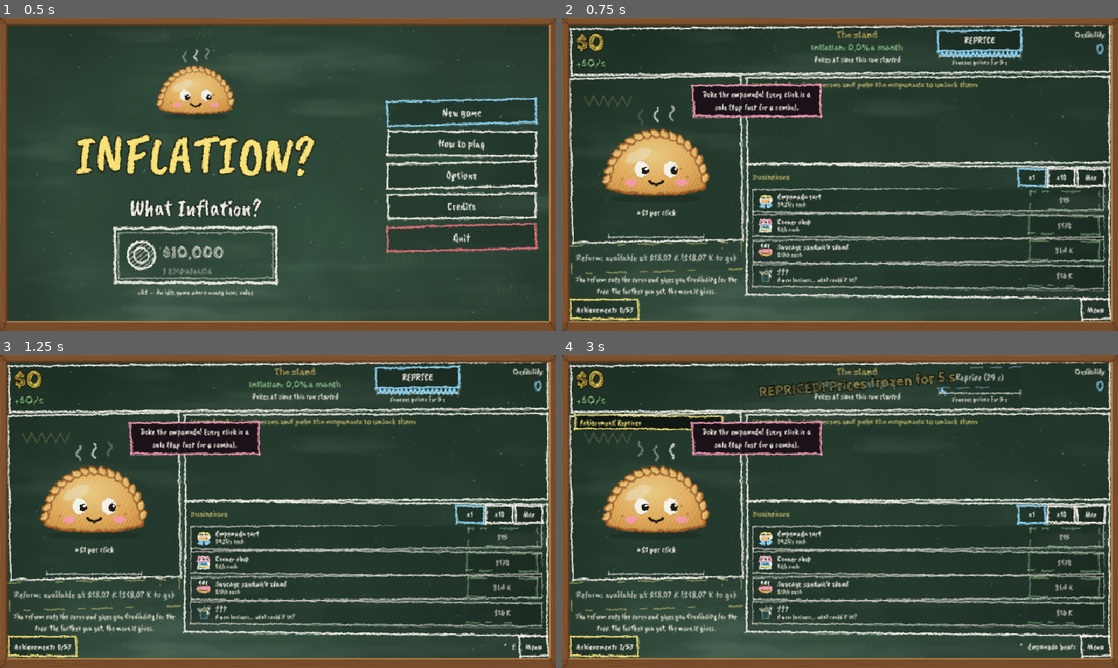
Above: before the commit, frames 1-4 (two rows, left to right).
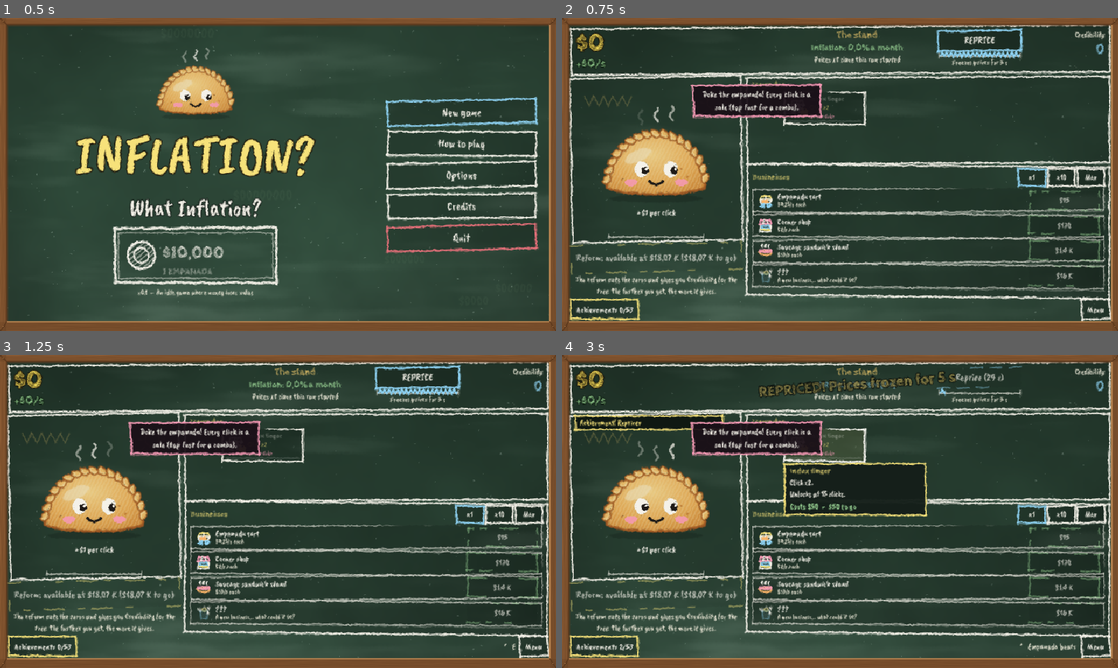
Above: after the commit, the same moments.

Repository: agusmoscato/INFLATION-What-Inflation-
Game: Godot game, scene res://scenes/Main.tscn
Two runs of this game, one before a commit and one after it. Both use one fixed random seed, a clock stepped at 60 frames per second and the inputs below.
Inputs (mouse positions are in pixels of both pictures, inside the frame that each line leads up to):
- Up to frame 1 (0.5 s): no input
- Up to frame 2 (0.75 s): click "New game" at 0.5 s
- Up to frame 3 (1.25 s): no input
- Up to frame 4 (3 s): click "REPRICE" at 1.25 s; click "x1" at 2 s; click (823, 445) at 2.77 s

Frame 1 is identical in both runs. In frame 2, 0.6% of the frame differs, in the area x 39-75%, y 20-35%; in frame 3, 0.6%; in frame 4, 5.6%, in the area x 2-98%, y 18-55%.

Commit message:
La caja de Mejoras nunca queda vacía: desde el primer segundo muestra la mejora más cercana como Próxima, con su condición y una barra de progreso; si no hay nada, se achica y deja el espacio a los negocios (punto 1)
Co-Authored-By: Claude Opus 5.5 <noreply@anthropic.com>

Diff:
--- a/scripts/core/economy_logic.gd
+++ b/scripts/core/economy_logic.gd
@@ -456,22 +456,40 @@
 	return {}
 
 
-## Mejoras que se desbloquean pronto (falta poco de su condición), para "Próximas".
-static func soon_upgrades(m: GameModel, limit: int) -> Array:
+## Cuánto falta para la condición de una mejora todavía bloqueada: 0 (nada) a 1 (desbloqueada). -1 si no tiene condición.
+static func upgrade_condition_progress(m: GameModel, u: Dictionary) -> float:
+	var c: Dictionary = upgrade_condition(m, u)
+	if c.is_empty():
+		return -1.0
+	var need: int = int(c.get("n", c.get("clicks", c.get("clicks_total", 0))))
+	var have: int = int(c["have"])
+	if str(u["kind"]) == "syn":
+		have = mini(m.owned_count(u["biz"]), m.owned_count(u["other"]))
+	return clampf(float(have) / float(maxi(1, need)), 0.0, 1.0)
+
+
+## Mejoras que se desbloquean pronto (falta poco de su condición), para "Próximas". Con `at_least_one`, si ninguna
+## está cerca devuelve igual la más avanzada (así la caja de mejoras nunca queda vacía, ni en el primer segundo).
+static func soon_upgrades(m: GameModel, limit: int, at_least_one: bool = false) -> Array:
 	var out: Array = []
+	var best: Dictionary = {}
+	var best_p: float = -1.0
 	for u in GameData.upgrades:
 		if m.upgrades.has(u["id"]) or upgrade_visible(m, u):
 			continue
-		var c: Dictionary = upgrade_condition(m, u)
-		if c.is_empty():
+		if str(u["kind"]) == "biz" and not business_available(m, GameData.businesses[GameData.business_idx[u["biz"]]]):
 			continue
-		var need: int = int(c.get("n", c.get("clicks", c.get("clicks_total", 0))))
-		var have: int = int(c["have"])
-		if str(u["kind"]) == "syn":
-			have = mini(m.owned_count(u["biz"]), m.owned_count(u["other"]))
-		if have >= need * 0.6 and (str(u["kind"]) != "biz" or business_available(m, GameData.businesses[GameData.business_idx[u["biz"]]])):
+		var prog: float = upgrade_condition_progress(m, u)
+		if prog < 0.0:
+			continue
+		if prog >= 0.6:
 			out.append(u)
+		if prog > best_p or (prog == best_p and not best.is_empty() and (u["cost"] as BigNumber).lt(best["cost"])):
+			best_p = prog
+			best = u
 	out.sort_custom(func(a: Dictionary, b: Dictionary) -> bool: return a["cost"].lt(b["cost"]))
+	if out.is_empty() and at_least_one and not best.is_empty():
+		out.append(best)
 	return out.slice(0, limit)
 
 
@@ -485,7 +503,7 @@
 			out.append(u)
 	out.sort_custom(func(a: Dictionary, b: Dictionary) -> bool: return upgrade_cost(m, a).lt(upgrade_cost(m, b)))
 	if out.size() < limit:
-		out.append_array(soon_upgrades(m, limit - out.size()))
+		out.append_array(soon_upgrades(m, limit - out.size(), out.is_empty() and visible_upgrades(m).is_empty()))
 	return out.slice(0, limit)
 
 
--- a/scripts/ui/game_screen.gd
+++ b/scripts/ui/game_screen.gd
@@ -40,6 +40,7 @@
 var reform_hint: Label
 var upg_flow: HFlowContainer
 var upg_title: Label
+var upg_scroll: ScrollContainer
 var upg_detail: PanelContainer
 var _upg_hover: UpgradeIcon
 var biz_list: VBoxContainer
@@ -321,6 +322,7 @@
 	uv.add_child(upg_title)
 	var usc: ScrollContainer = ScrollContainer.new()
 	usc.custom_minimum_size = Vector2(0, 158)
+	upg_scroll = usc
 	usc.horizontal_scroll_mode = ScrollContainer.SCROLL_MODE_DISABLED
 	uv.add_child(usc)
 	upg_flow = HFlowContainer.new()
@@ -810,10 +812,12 @@
 			upg_flow.add_child(nl)
 			for u in next:
 				var lk: UpgradeIcon = UpgradeIcon.new(u, true)
-				lk.cond_text = EconomyLogic.upgrade_condition_text(m, u)
+				lk.set_cond(EconomyLogic.upgrade_condition_text(m, u), maxf(0.0, EconomyLogic.upgrade_condition_progress(m, u)))
 				_add_upgrade_card(lk)
 	for ic in _upg_icons:
 		var card: UpgradeIcon = ic
+		if card.locked and card.cond_text != "":
+			card.set_cond(EconomyLogic.upgrade_condition_text(m, card.upg), maxf(0.0, EconomyLogic.upgrade_condition_progress(m, card.upg)))
 		var cost: BigNumber = EconomyLogic.upgrade_cost(m, card.upg)
 		var can: bool = cost.le(m.money)
 		var prog: float = 1.0
@@ -822,7 +826,11 @@
 		card.set_state(can, prog, UIKit.money(cost))
 	if _upg_hover != null and is_instance_valid(_upg_hover):
 		_show_upgrade_detail(_upg_hover)
-	upg_title.text = tr("ui.upgrades") if not (vis.is_empty() and next.is_empty()) else tr("ui.upgrades_none")
+	var empty: bool = vis.is_empty() and next.is_empty()
+	upg_title.text = tr("ui.upgrades") if not empty else tr("ui.upgrades_none")
+	# si no hay nada para mostrar, la caja se achica y ese espacio va a los negocios
+	upg_scroll.visible = not empty
+	upg_scroll.custom_minimum_size.y = 0.0 if empty else 158.0
 
 
 func _add_upgrade_card(ic: UpgradeIcon) -> void:
--- a/scripts/ui/upgrade_icon.gd
+++ b/scripts/ui/upgrade_icon.gd
@@ -13,6 +13,7 @@
 var progress: float = 0.0          ## plata / precio (0..1) para la barrita
 var price_text: String = ""
 var cond_text: String = ""           ## "Próximas" que todavía no se desbloquean: la condición en lugar del precio
+var cond_progress: float = 0.0
 var _t: float = 0.0
 
 
@@ -29,6 +30,13 @@
 func _process(delta: float) -> void:
 	_t += delta
 	if affordable and not locked:
+		queue_redraw()
+
+
+func set_cond(text: String, prog: float) -> void:
+	if text != cond_text or absf(prog - cond_progress) > 0.005:
+		cond_text = text
+		cond_progress = prog
 		queue_redraw()
 
 
@@ -106,6 +114,10 @@
 	var pc: Color = Chalk.GREEN if affordable and not locked else (Color(Chalk.WHITE, 0.5) if locked else Chalk.RED)
 	if locked and cond_text != "":
 		draw_string(body, Vector2(x, 61), cond_text, HORIZONTAL_ALIGNMENT_LEFT, w, 14, Color(Chalk.PINK, 0.8))
+		# barra de progreso hacia la condición
+		var cb: Rect2 = Rect2(Vector2(8, size.y - 9), Vector2(size.x - 16, 5))
+		draw_rect(cb, Color(1, 1, 1, 0.12))
+		draw_rect(Rect2(cb.position, Vector2(cb.size.x * clampf(cond_progress, 0.0, 1.0), cb.size.y)), Color(Chalk.PINK, 0.75))
 	else:
 		draw_string(f, Vector2(x, 61), price_text, HORIZONTAL_ALIGNMENT_LEFT, w, 15, pc)
 	# barrita hacia el precio
